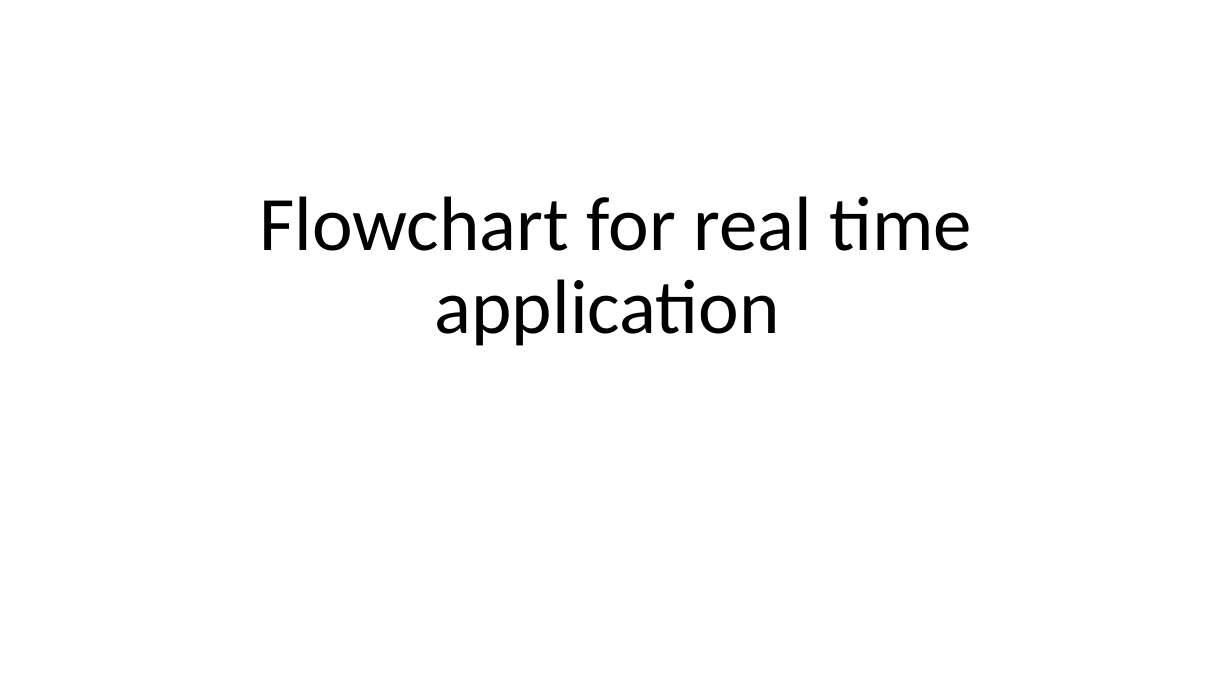
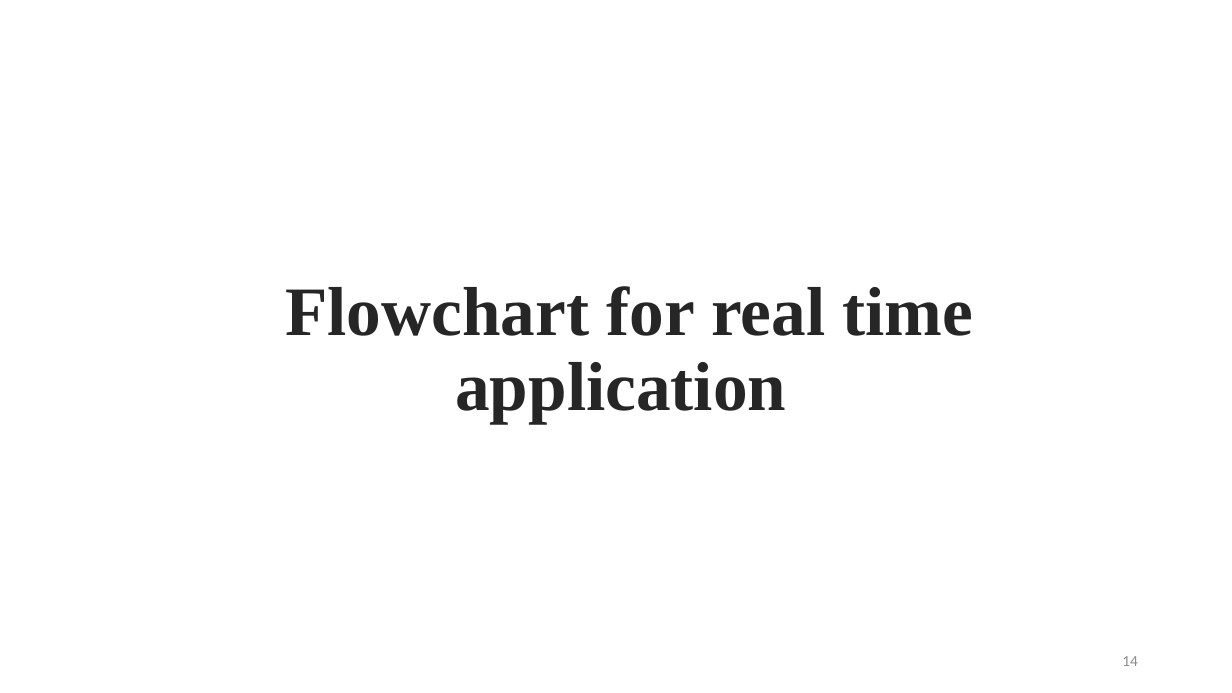
Before and after one commit to BipinGodar/ProjectReport, a slide deck: slide 14 of Smart Gloves using Flex Sensor.pptx (slide 12 before the commit). Drawn at 1232x693 pixels with LibreOffice and Linux fonts; fonts in the diff are those of the drawing. Boxes give left, top, right and bottom in pixels: in the first picture for what was removed or moved away, otherwise in the second. Text is boxed around its words. In the diff, an @@ line names an element or a change of style, - is before the commit and + after.

```diff
--- a/Smart Gloves using Flex Sensor.pptx
+++ b/Smart Gloves using Flex Sensor.pptx
@@ title "Flowchart for real time application" moved from (x1=259, y1=196, x2=972, y2=346) to (x1=285, y1=286, x2=974, y2=424) @@
@@ title "Flowchart for real time application" at (x1=285, y1=286, x2=974, y2=424): size 60 to 54 pt, font Calibri to Times New Roman, text colour #000000 to #262626, bold on @@
@@ page number added at (x1=1122, y1=656, x2=1138, y2=666), 12 pt, text #8C8C8C @@
+14
```
Also in this commit, not shown: 11 other slides changed, 9 slides added, 5 slides removed, 3 other files.
